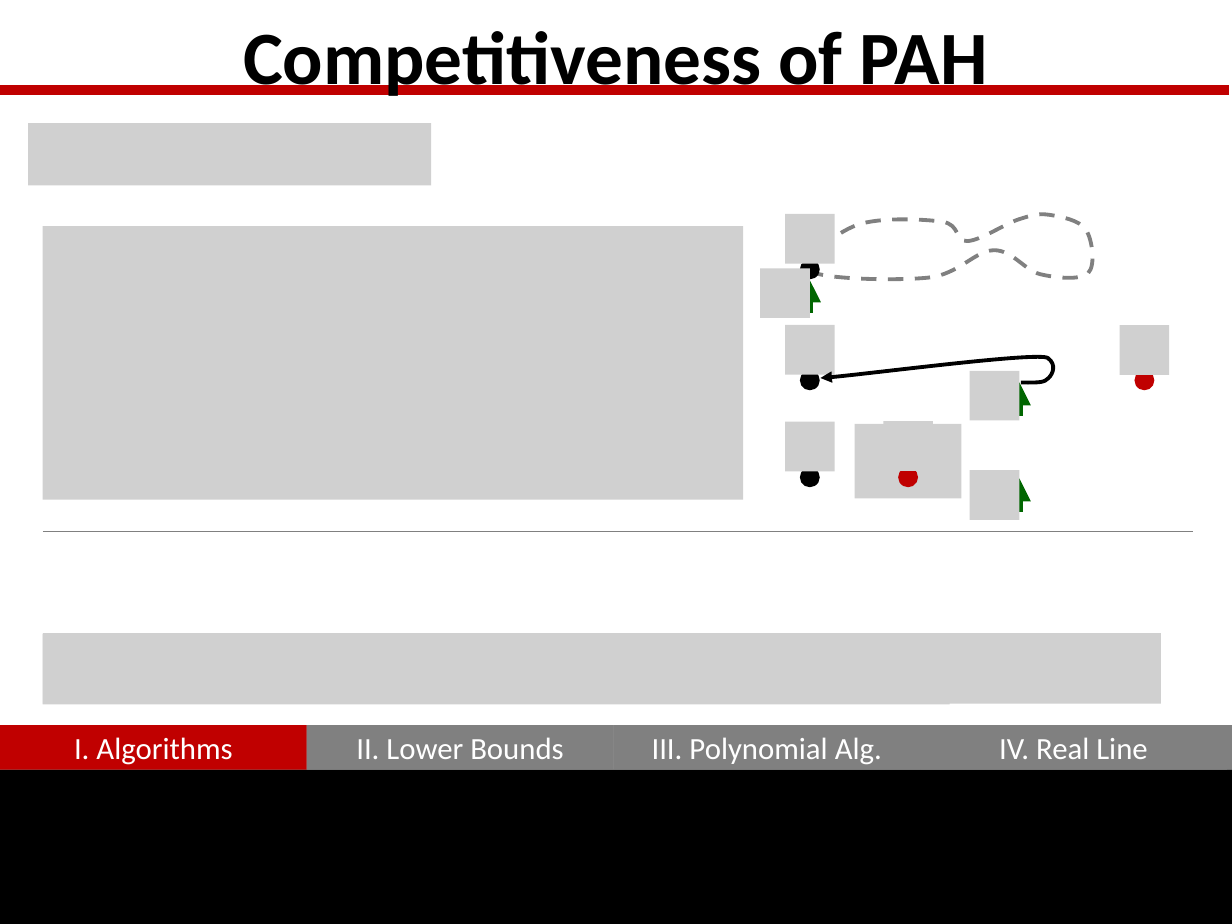
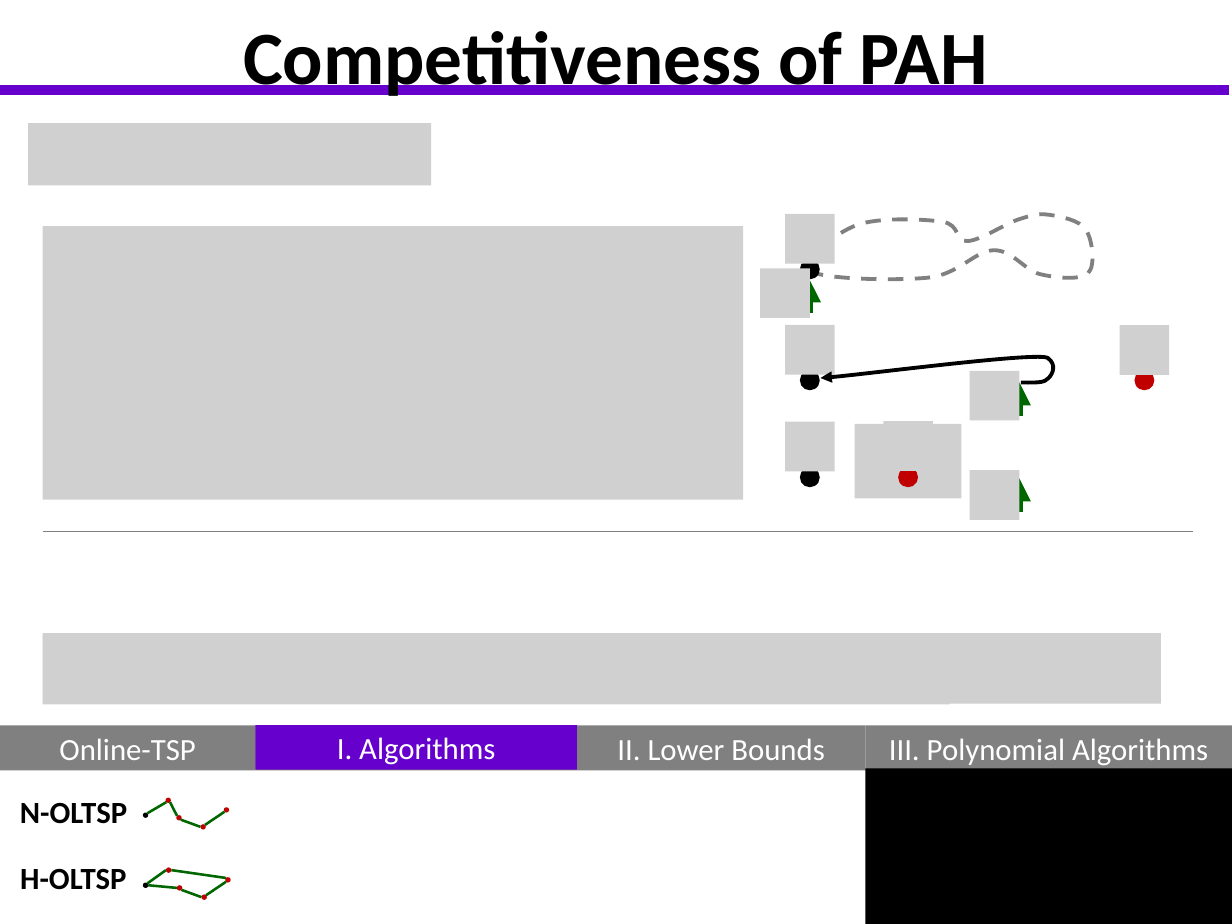
Before and after one commit to GraffL/talk-online-tsp, a slide deck: slide 17 of Präsentation43.pptx. Drawn at 1232x924 pixels with LibreOffice and Linux fonts; fonts in the diff are those of the drawing; grey boxes stand for pictures; background and template pictures are left out. Boxes give left, top, right and bottom in pixels: in the first picture for what was removed or moved away, otherwise in the second. Text is boxed around its words. In the diff, an @@ line names an element or a change of style, - is before the commit and + after.

```diff
--- a/Präsentation43.pptx
+++ b/Präsentation43.pptx
@@ line (0, 90) - (1230, 90): stroke #C00000 6 pt to #6600CC 6 pt @@
@@ rectangle removed at (0, 726, 307, 770) @@
@@ rectangle added at (0, 726, 255, 771), fill #808080, 18 pt, text #FFFFFF @@
+Online-TSP
@@ rectangle "I. Algorithms": place and size @@
-rectangle "I. Algorithms" at (0, 726, 307, 770)
+rectangle "I. Algorithms" at (255, 726, 577, 770)
@@ rectangle "I. Algorithms" at (255, 726, 577, 770): fill #C00000 to #6600CC @@
@@ rectangle added at (255, 726, 577, 771), fill #808080, 18 pt, text #FFFFFF @@
+I. Algorithms
@@ rectangle removed at (307, 726, 614, 770) @@
@@ rectangle "II. Lower Bounds": place and size @@
-rectangle "II. Lower Bounds" at (307, 726, 614, 770)
+rectangle "II. Lower Bounds" at (577, 726, 865, 771)
@@ rectangle removed at (614, 726, 920, 770) @@
@@ rectangle "III. Polynomial Algorithms": place and size @@
-rectangle "III. Polynomial Algorithms" at (614, 726, 920, 770)
+rectangle "III. Polynomial Algorithms" at (866, 726, 1232, 771)
@@ text in rectangle at (889, 738, 1208, 765): text changed @@
-III. Polynomial Alg.
+III. Polynomial Algorithms
@@ rectangle removed at (920, 726, 1232, 770) @@
@@ rectangle removed at (920, 726, 1227, 770) @@
-IV. Real Line
@@ rectangle removed at (0, 770, 1232, 924) @@
@@ rectangle added at (865, 769, 1232, 924), fill #000000 @@
@@ text added at (20, 802, 127, 824), 18 pt, text #000000, bold @@
+N-OLTSP
@@ group added at (143, 797, 229, 829): 5 ellipses, 4 lines @@
@@ text added at (20, 868, 126, 890), 18 pt, text #000000, bold @@
+H-OLTSP
@@ group added at (143, 867, 230, 899): 5 ellipses, 5 lines @@
```
Also in this commit, not shown: 19 other slides changed, 1 slide added, 1 slide removed.
